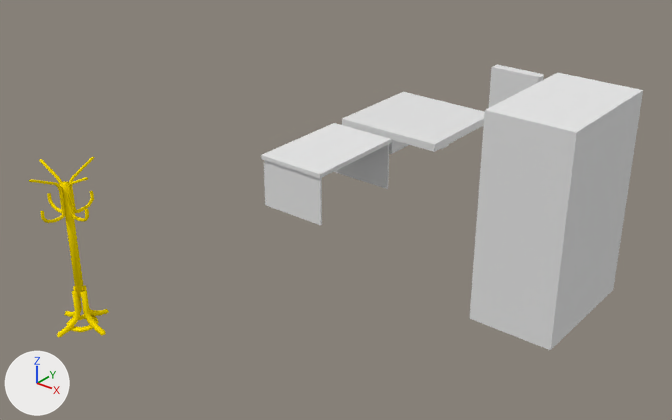
Before and after pictures for a commit that changed the Blender file Blender/Furniture/Meu Room.blend.
Rendered twice from a camera (50 mm lens) standing at (9.16, -11.02, 7.07) and looking at (0.8, -0.57, 0.59). Lighting does not change. The marker at lower left points along +X, +Y and +Z.

The scene before the commit, as lines of its bpy script (objects in view):
```python
ob_armário = bpy.data.objects.new('Armário ', me_cube_002)
ob_armário.location = (4.89, -0.18, 1.57)
ob_cylinder_000 = bpy.data.objects.new('Cylinder.000', me_cylinder_019)
ob_cylinder_000.location = (-0.16, -4.67, 0.11)
ob_cylinder_000.rotation_euler = (-0.322, 0.00909, 7.861)  # degrees (-18, 0.5, 90)
ob_cylinder_000.scale = (0.0407, 0.0407, 0.0565)
ob_cylinder_001 = bpy.data.objects.new('Cylinder.001', me_cylinder_004)
ob_cylinder_001.location = (-0.36, -4.67, 0.92)
ob_cylinder_001.scale = (0.0659, 0.0577, 0.0961)
ob_cylinder_003 = bpy.data.objects.new('Cylinder.003', me_cylinder_021)
ob_cylinder_003.location = (-0.37, -4.48, 0.11)
ob_cylinder_003.rotation_euler = (-0.322, 0.00909, 3.175)  # degrees (-18, 0.5, 182)
ob_cylinder_003.scale = (0.0407, 0.0407, 0.0565)
ob_cylinder_004 = bpy.data.objects.new('Cylinder.004', me_cylinder_008)
ob_cylinder_004.location = (-0.57, -4.67, 0.11)
ob_cylinder_004.rotation_euler = (-0.322, 0.00909, 4.7)  # degrees (-18, 0.5, 269)
ob_cylinder_004.scale = (0.0407, 0.0407, 0.0565)
ob_cylinder_005 = bpy.data.objects.new('Cylinder.005', me_cylinder_011)
ob_cylinder_005.location = (-0.36, -4.47, 1.9)
ob_cylinder_005.rotation_euler = (0.116, 0.0, 0.0)  # degrees (6.6, 0, 0)
ob_cylinder_005.scale = (0.0234, 0.0238, 0.0902)
ob_mesa_do_gabinete = bpy.data.objects.new('Mesa do gabinete ', me_cube_001)
ob_mesa_do_gabinete.location = (-0.78, 0.71, 1.04)
ob_mesa_do_pc = bpy.data.objects.new('Mesa do PC ', me_cube_003)
ob_mesa_do_pc.location = (0.0, 2.86, 1.03)
ob_torus_002 = bpy.data.objects.new('Torus.002', me_torus_002)
ob_torus_002.location = (-0.37, -4.69, 0.04)
ob_torus_002.scale = (0.176, 0.176, 0.176)
# also in view: 'Cube.001' at (0.13, 6.53, 0.52)
```
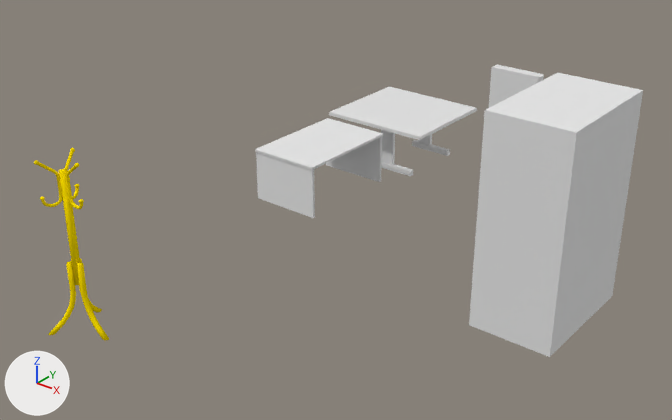
What changed in the scene script:
```text
Change me_cube_005:
    remove me_cube_005.from_pydata(...)  # 8 vertices, 6 faces; spans x -1.0..-0.036, y -0.351..-0.1, z -0.112..0.112
    add me_cube_005.from_pydata(...)  # 16 vertices, 13 faces; spans x -1.0..1.0, y -1.0..1.0, z -1.0..1.0
    me_cube_005 part 4: the whole mesh is rebuilt
Change me_cube:
    remove me_cube.from_pydata(...)  # 0 vertices, 0 faces; spans empty
    add me_cube.from_pydata(...)  # 8 vertices, 5 faces; spans x -1.0..1.0, y -1.0..1.0, z -1.0..1.0
    me_cube part 3: the whole mesh is rebuilt
Change me_cube_002:
    remove me_cube_002.from_pydata(...)  # 196 vertices, 180 faces; spans x -1.2..0.04, y -1.0..1.0, z -1.57..1.52
    add me_cube_002.from_pydata(...)  # 156 vertices, 149 faces; spans x -1.2..0.04, y -1.0..1.0, z -1.67..1.52
    me_cube_002 part 2: 4 vertices moved from x 0.04, y -1.0..1.0, z -1.52 to x 0.04, y -1.0..1.0, z -1.56; 60 vertices removed from x -1.2..0.04, y -1.0..1.0, z -1.57..1.52; 20 vertices added at x -1.2..0.04, y -1.0..1.0, z -1.67..-1.56
Change me_cylinder_020:
    used by ob_cylinder_002; location = (-0.38, -4.87, 0.11); rotation_euler = (-0.322, 0.00909, 6.237), in degrees (-18, 0.5, 357); scale = (0.0407, 0.0407, 0.0565)
    remove me_cylinder_020.from_pydata(...)  # 54 vertices, 50 faces; spans x -0.89..0.9, y -4.84..2.82, z -2.53..8.76
    add me_cylinder_020.from_pydata(...)  # 624 vertices, 596 faces; spans x -9.95..11.08, y -18.18..16.22, z -10.98..35.53
    me_cylinder_020 part 1: 54 vertices removed from x -0.89..0.9, y -4.84..2.82, z -2.53..8.76; 624 vertices added at x -9.95..11.08, y -18.18..16.22, z -10.98..35.53
    add me_cylinder_020.materials.append(mat_cabide__003)  # yellow #ffe100
Add me_cube_017:
    me_cube_017.from_pydata([(-1.0, -1.0, -1.0), (-1.0, -1.0, 1.0), (-1.0, 1.0, -1.0), (-1.0, 1.0, 1.0), (1.0, -1.0, -1.0), (1.0, -1.0, 1.0), (1.0, 1.0, -1.0), (1.0, 1.0, 1.0)], [], [(1, 3, 2, 0), (3, 7, 6, 2), (7, 5, 4, 6), (0, 2, 6, 4), (5, 7, 3, 1)])
Add me_cube_020:
    me_cube_020.from_pydata([(-1.0, -1.0, -1.0), (-1.0, -1.0, 1.0), (-1.0, 1.0, -1.0), (-1.0, 1.0, 1.0), (1.0, -1.0, -1.0), (1.0, -1.0, 1.0), (1.0, 1.0, -1.0), (1.0, 1.0, 1.0)], [], [(1, 3, 2, 0), (3, 7, 6, 2), (7, 5, 4, 6), (5, 1, 0, 4), (5, 7, 3, 1)])
Change ob_cube_002:
    ob_cube_002.location: (0.0, 4.23, 0.12) -> (-0.44, 3.06, 0.95)
    ob_cube_002.scale: (1.0, 1.0, 1.0) -> (1.04, 0.982, 0.0342)
Change ob_cube:
    ob_cube.location: (0.0, 5.41, 0.0) -> (-0.19, 2.42, 0.05)
    ob_cube.scale: (1.0, 1.0, 1.0) -> (0.42, 0.0487, 0.0523)
Remove ob_torus_002:
    ob_torus_002 = bpy.data.objects.new('Torus.002', me_torus_002)
Remove ob_mesa_do_pc:
    ob_mesa_do_pc = bpy.data.objects.new('Mesa do PC ', me_cube_003)
Remove ob_mesa_do_gabinete:
    ob_mesa_do_gabinete = bpy.data.objects.new('Mesa do gabinete ', me_cube_001)
Remove ob_cylinder_005:
    ob_cylinder_005 = bpy.data.objects.new('Cylinder.005', me_cylinder_011)
Remove ob_cylinder_001:
    ob_cylinder_001 = bpy.data.objects.new('Cylinder.001', me_cylinder_004)
Remove ob_cylinder_004:
    ob_cylinder_004 = bpy.data.objects.new('Cylinder.004', me_cylinder_008)
Remove ob_cylinder_000:
    ob_cylinder_000 = bpy.data.objects.new('Cylinder.000', me_cylinder_019)
Change ob_cylinder_002:
    ob_cylinder_002.location: (-0.38, -4.87, 0.11) -> (-0.47, -4.86, 0.54)
    ob_cylinder_002.rotation_euler: (-0.322, 0.00909, 6.237) -> (-0.322, 0.00909, 5.767)  # degrees (-18, 0.5, 357) -> degrees (-18, 0.5, 330)
Remove ob_cylinder_003:
    ob_cylinder_003 = bpy.data.objects.new('Cylinder.003', me_cylinder_021)
Remove ob_cylinder_006:
    ob_cylinder_006 = bpy.data.objects.new('Cylinder.006', me_cylinder_000)
Remove ob_cylinder_007:
    ob_cylinder_007 = bpy.data.objects.new('Cylinder.007', me_cylinder_001)
Remove ob_cylinder_008:
    ob_cylinder_008 = bpy.data.objects.new('Cylinder.008', me_cylinder_002)
Add ob_cube_005:
    ob_cube_005 = bpy.data.objects.new('Cube.005', me_cube_010)  # 32 vertices, 17 faces; spans x -0.8..1.2, y -1.4..0.7, z -44.3..44.4; in mat_material (white #e7e7e7)
    ob_cube_005.location = (-0.85, 0.87, 0.64)
    ob_cube_005.rotation_euler = (1.571, 0.0, 0.0)  # degrees (90, 0, 0)
    ob_cube_005.scale = (0.649, 0.455, 0.0226)
Add ob_cube_004:
    ob_cube_004 = bpy.data.objects.new('Cube.004', me_cube_017)
    ob_cube_004.location = (-0.34, 2.43, 0.54)
    ob_cube_004.rotation_euler = (1.571, 0.0, 0.0)  # degrees (90, 0, 0)
    ob_cube_004.scale = (0.142, 0.435, 0.0342)
Add ob_cube_003:
    ob_cube_003 = bpy.data.objects.new('Cube.003', me_cube_017.copy())
    ob_cube_003.location = (-0.34, 3.71, 0.54)
    ob_cube_003.rotation_euler = (1.571, 0.0, 0.0)  # degrees (90, 0, 0)
    ob_cube_003.scale = (0.142, 0.435, 0.0342)
Add ob_cube_006:
    ob_cube_006 = bpy.data.objects.new('Cube.006', me_cube_020)
    ob_cube_006.location = (-0.19, 3.71, 0.05)
    ob_cube_006.scale = (0.42, 0.0487, 0.0523)
```

Changed parts and their boxes (x1, y1, x2, y2) in the pictures (672 x 420 px):
'Armário ', reshaped: before (470, 73, 643, 350); after (469, 73, 643, 357)
'Mesa do gabinete ', deleted: before (261, 123, 392, 225)
'Cube.005', added: after (255, 118, 383, 218)
'Mesa do PC ', deleted: before (342, 92, 485, 154)
'Cube.002', reshaped, moved, rescaled (not visible before): after (329, 87, 477, 140)
'Cylinder.002', reshaped, moved, turned: before (57, 291, 80, 337); after (34, 148, 109, 341)
'Cylinder.001', deleted (yellow): before (60, 181, 84, 297)
'Cube.004', added: after (381, 130, 395, 165)
'Cylinder.000', deleted: before (81, 290, 106, 335)
'Cylinder.006', deleted: before (29, 179, 65, 223)
'Cylinder.008', deleted: before (68, 177, 89, 222)
'Cylinder.005', deleted: before (69, 157, 95, 213)
'Cube.006', added: after (412, 140, 450, 156)
'Cube', now drawn: after (381, 162, 413, 176)
'Cylinder.007', deleted: before (39, 159, 62, 214)
'Torus.002', deleted: before (66, 314, 99, 332)
'Cylinder.003', deleted: before (84, 285, 109, 316)
'Cube.003', added: after (418, 134, 432, 146)
'Cylinder.004', deleted: before (64, 286, 82, 317)
part 2 of me_cube_002, cut back: before (470, 73, 639, 350); after (469, 285, 614, 357)
